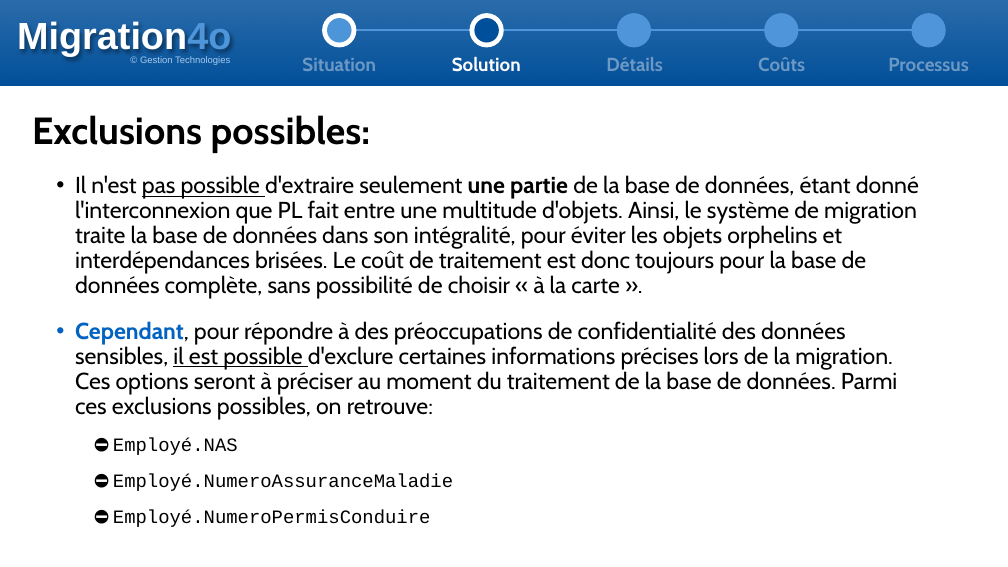
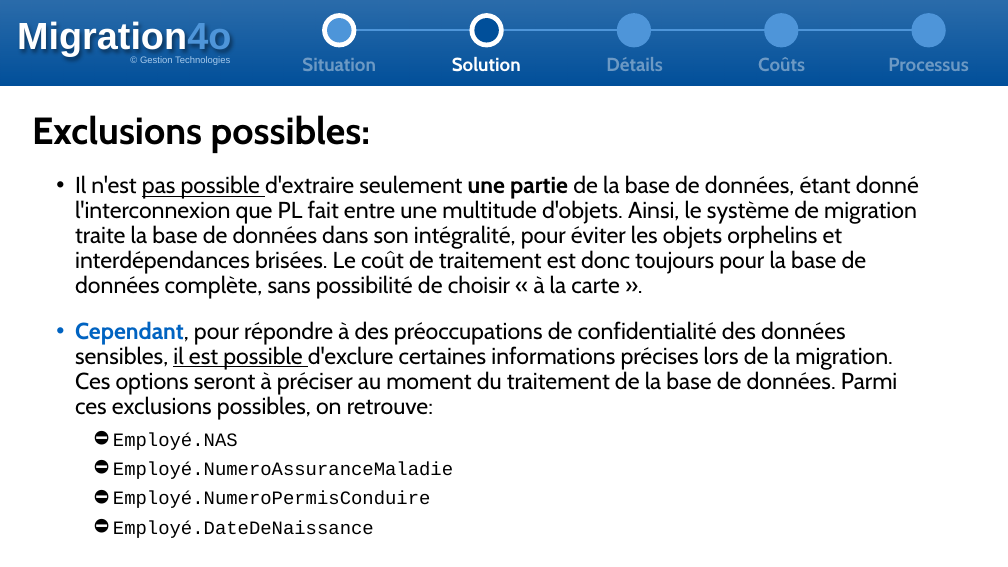
Before and after one commit to s-pedneault/migration4o, a slide deck: slide 8 of doc/Presentation.pptx. Drawn at 1008x567 pixels with LibreOffice and Linux fonts; fonts in the diff are those of the drawing. Boxes give left, top, right and bottom in pixels: in the first picture for what was removed or moved away, otherwise in the second. Text is boxed around its words. In the diff, an @@ line names an element or a change of style, - is before the commit and + after.

```diff
--- a/doc/Presentation.pptx
+++ b/doc/Presentation.pptx
@@ text at box(113, 432, 453, 508): line spacing 0.9 to 0.6 @@
@@ text at box(113, 520, 374, 538): paragraph added @@
+  ⛔️ Employé.DateDeNaissance
```
Also in this commit, not shown: 5 other slides changed, 2 other files.
